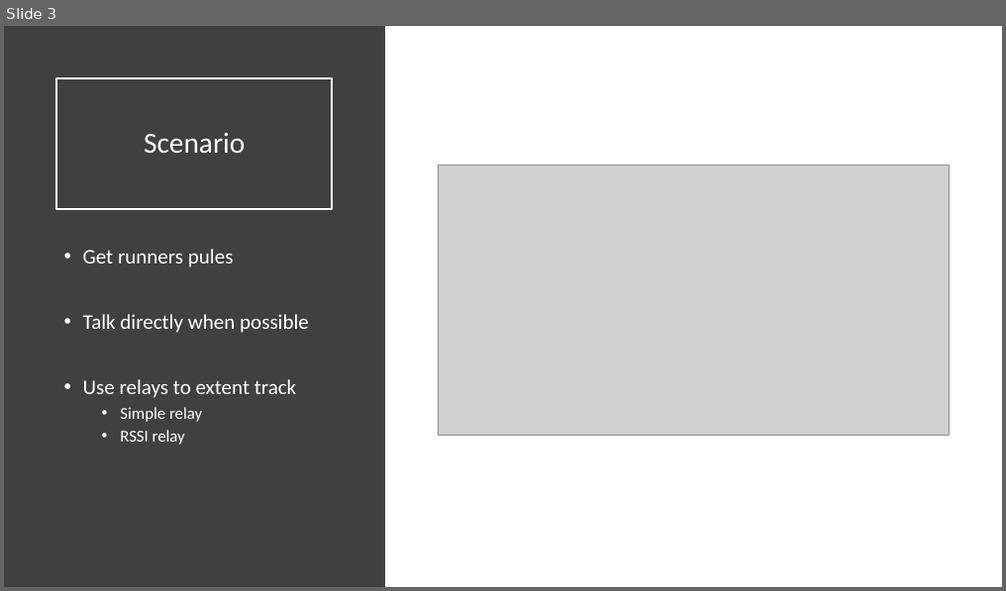
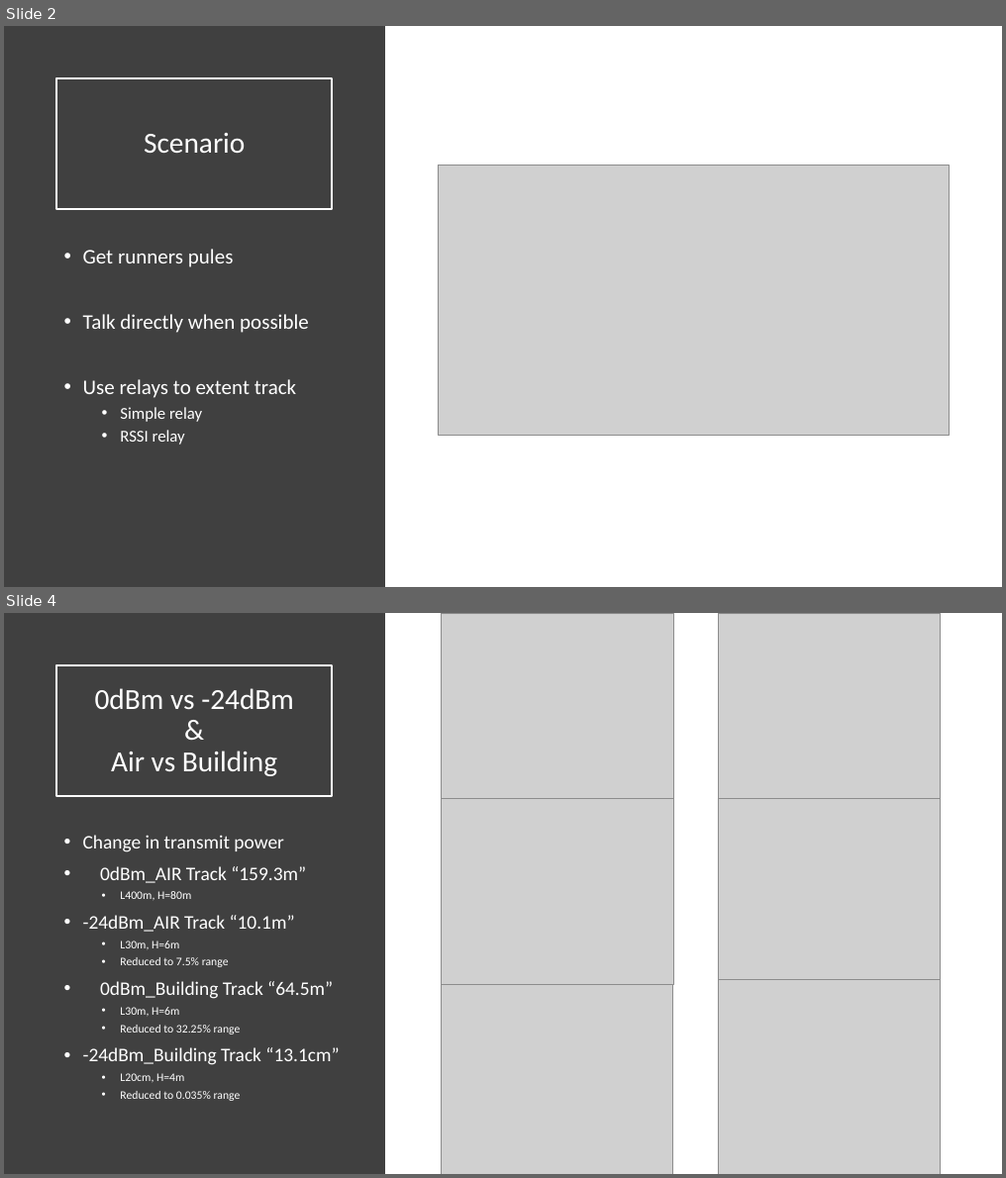
Before and after one commit to entvex/Wireless-Sensor-Networks, a slide deck: Hop or not to hope.pptx. Shown one above the other, each under a label of ours: slide 3 before the commit, slides 2 and 4 after it; the slides between them are not shown. The pictures are 1006x591 and 1006x1178 pixels, drawn with LibreOffice and Linux fonts; fonts in the diff are those of the drawing; grey boxes stand for pictures. Boxes give left, top, right and bottom in pixels: in the first picture for what was removed or moved away, otherwise in the second. Text is boxed around its words. In the diff, an @@ line names an element or a change of style, - is before the commit and + after.

Commit message:
Updated PowerPoint

```diff
--- a/Hop or not to hope.pptx
+++ b/Hop or not to hope.pptx
@@ slide 4 added at box(4, 613, 1002, 1174), background #FFFFFF @@
@@ rectangle added at box(4, 613, 385, 1174), fill #404040 @@
@@ picture added at box(442, 613, 673, 799) @@
@@ picture added at box(718, 613, 940, 799) @@
@@ title added at box(56, 665, 332, 796), outline #FFFFFF 1.5 pt, 28 pt, text #FFFFFF @@
+0dBm vs -24dBm
+&
+Air vs Building
@@ picture added at box(442, 799, 673, 985) @@
@@ picture added at box(718, 799, 941, 980) @@
@@ text added at box(83, 835, 339, 1101), 18.5 pt, text #FFFFFF @@
+• Change in transmit power
+• 0dBm_AIR Track “159.3m”
+  • L400m, H=80m
+• -24dBm_AIR Track “10.1m”
+  • L30m, H=6m
+  • Reduced to 7.5% range
+• 0dBm_Building Track “64.5m”
+  • L30m, H=6m
+  • Reduced to 32.25% range
+• -24dBm_Building Track “13.1cm”
+  • L20cm, H=4m
+  • Reduced to 0.035% range
@@ picture added at box(442, 984, 672, 1174) @@
@@ picture added at box(718, 980, 941, 1174) @@
@@ what was slide 3 is now slide 2 @@
```
Also in this commit, not shown: 5 other slides added, 1 slide removed, 2 other files.
